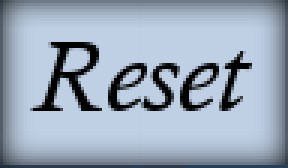
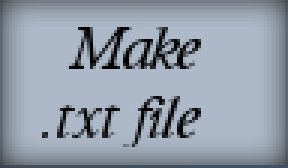
Layer changes from the first 288x168 image to the second:
renamed "Reset" to "Make ...", painted on it over (30, 27, 252, 147)
painted on "smallButton.png" over (0, 0, 288, 168)
